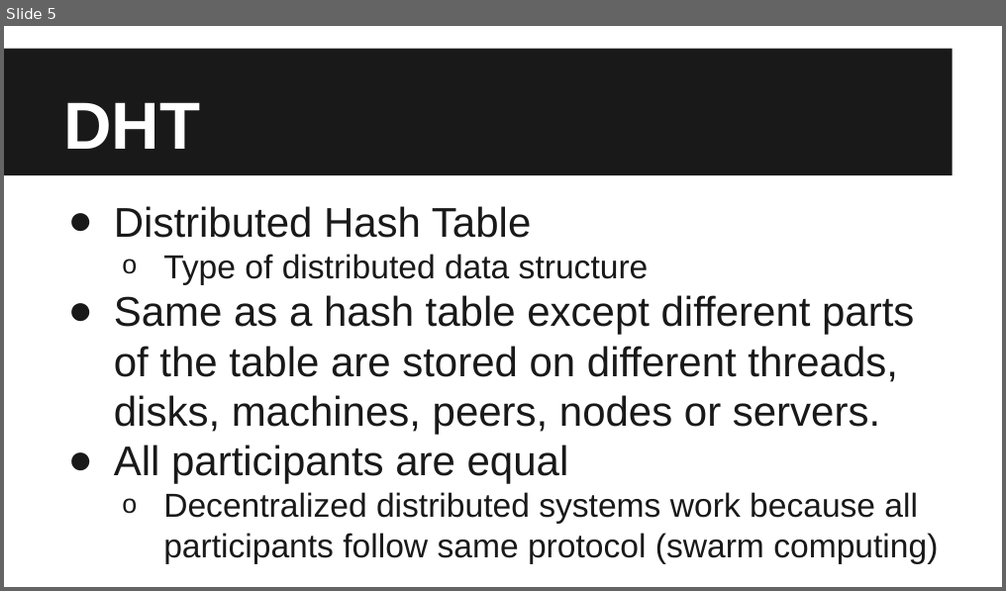
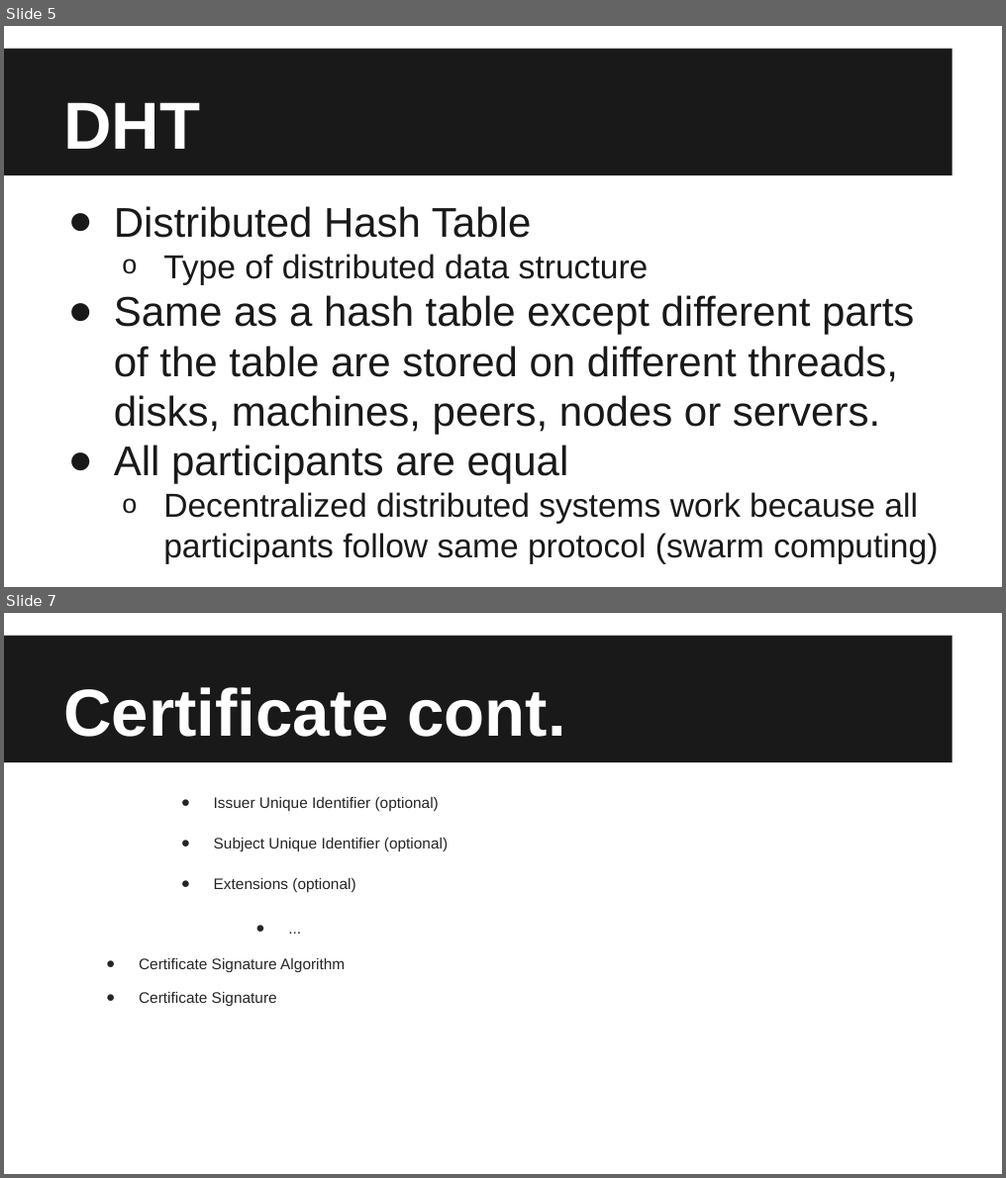
Before and after one commit to blackdoor/DAC, a slide deck: ref/DAC Education.pptx. Shown one above the other, each under a label of ours: slide 5 before the commit, slides 5 and 7 after it; the slides between them are not shown. The pictures are 1006x591 and 1006x1178 pixels, drawn with LibreOffice and Linux fonts; fonts in the diff are those of the drawing. Boxes give left, top, right and bottom in pixels: in the first picture for what was removed or moved away, otherwise in the second. Text is boxed around its words. In the diff, an @@ line names an element or a change of style, - is before the commit and + after.

```diff
--- a/ref/DAC Education.pptx
+++ b/ref/DAC Education.pptx
@@ slide 7 added at <box>4,613,1002,1174</box>, background #FFFFFF; not listed: 1 template element that a slide beside it also shows @@
@@ title added at <box>63,687,566,737</box>, 48 pt, text #FFFFFF, bold @@
+Certificate cont.
@@ text added at <box>139,797,448,1006</box>, 11 pt, text #252525 @@
+  ● Issuer Unique Identifier (optional)
+  ● Subject Unique Identifier (optional)
+  ● Extensions (optional)
+    ● ...
+● Certificate Signature Algorithm
+● Certificate Signature
```
Also in this commit, not shown: 1 slide changed, 3 other slides added.
